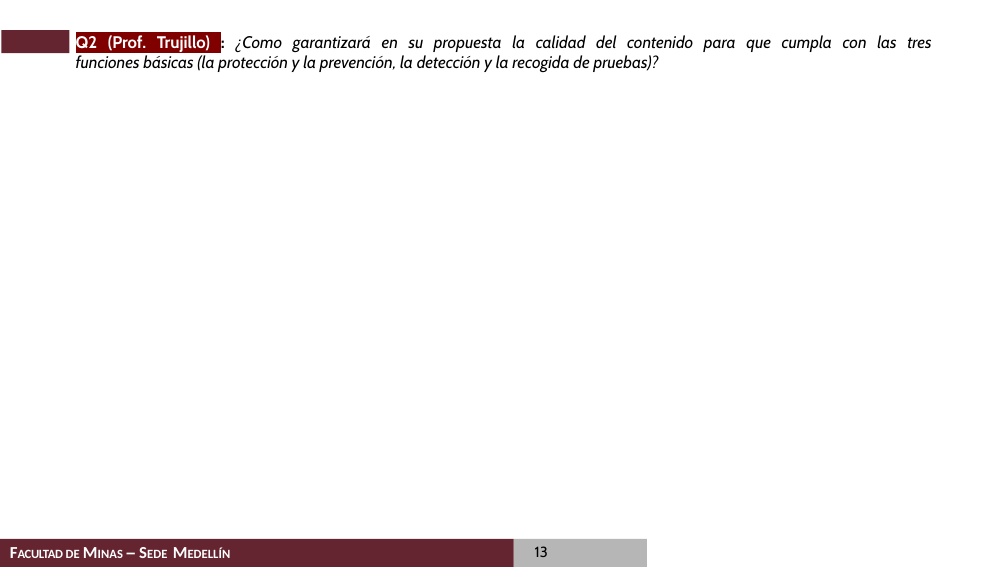
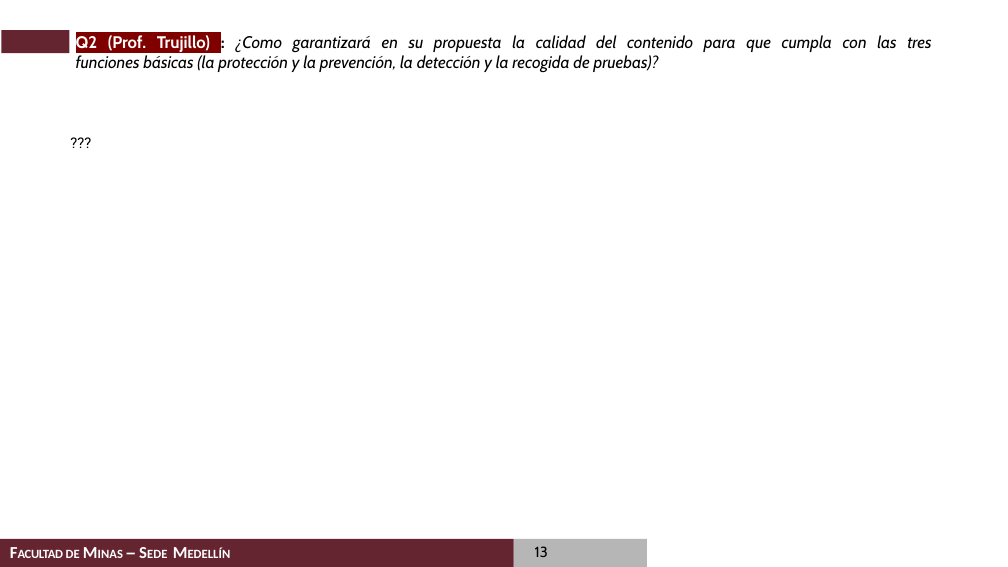
Before and after one commit to casalazarh/Examen-de-Calificacion-2020, a slide deck: slide 13 of presentation/Examen de Calificacion de Doctorado_Carlos_Alberto_Salazar.pptx. Drawn at 1008x567 pixels with LibreOffice and Linux fonts; fonts in the diff are those of the drawing; background and template pictures are left out. Boxes give left, top, right and bottom in pixels: in the first picture for what was removed or moved away, otherwise in the second. Text is boxed around its words. In the diff, an @@ line names an element or a change of style, - is before the commit and + after.

Commit message:
Respuestas para el profesor Germán

```diff
--- a/presentation/Examen de Calificacion de Doctorado_Carlos_Alberto_Salazar.pptx
+++ b/presentation/Examen de Calificacion de Doctorado_Carlos_Alberto_Salazar.pptx
@@ text added at (x1=63, y1=132, x2=813, y2=194), 14 pt, text #000000 @@
+  ???
```
Also in this commit, not shown: 7 other slides changed, 2 other files.
